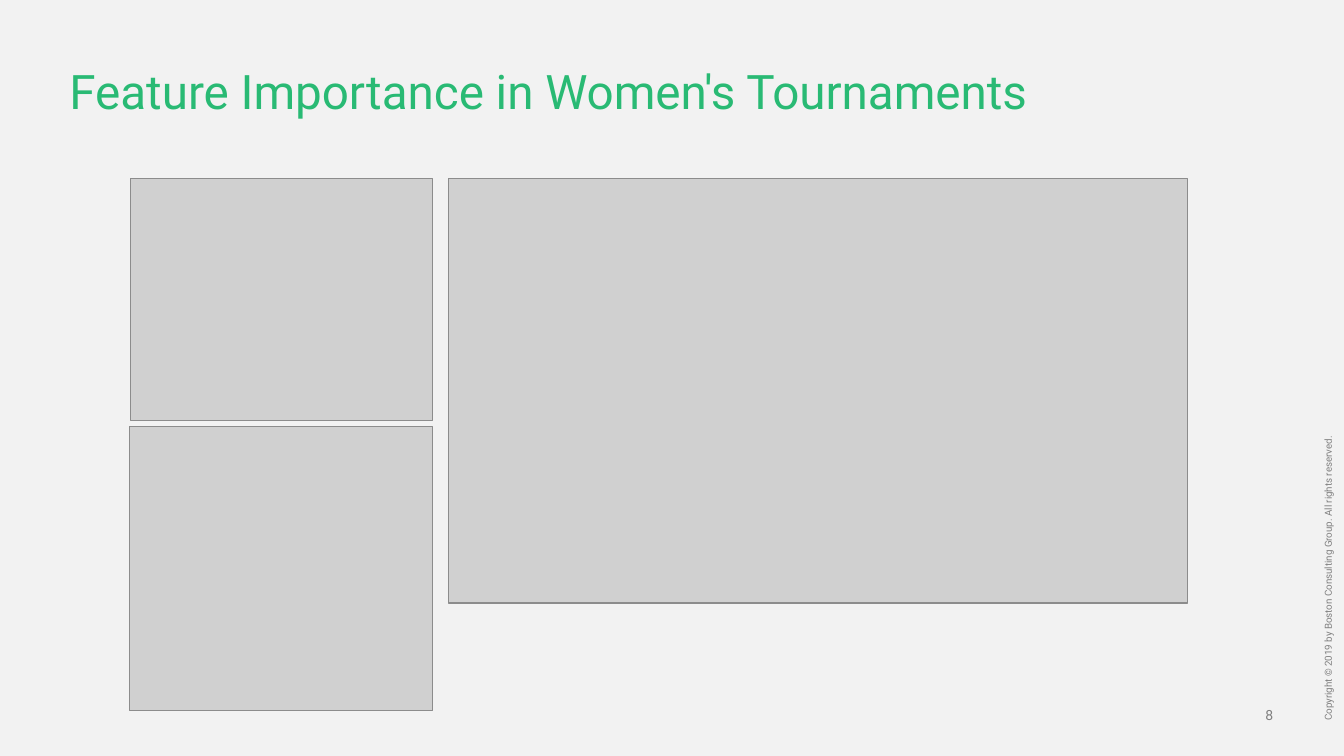
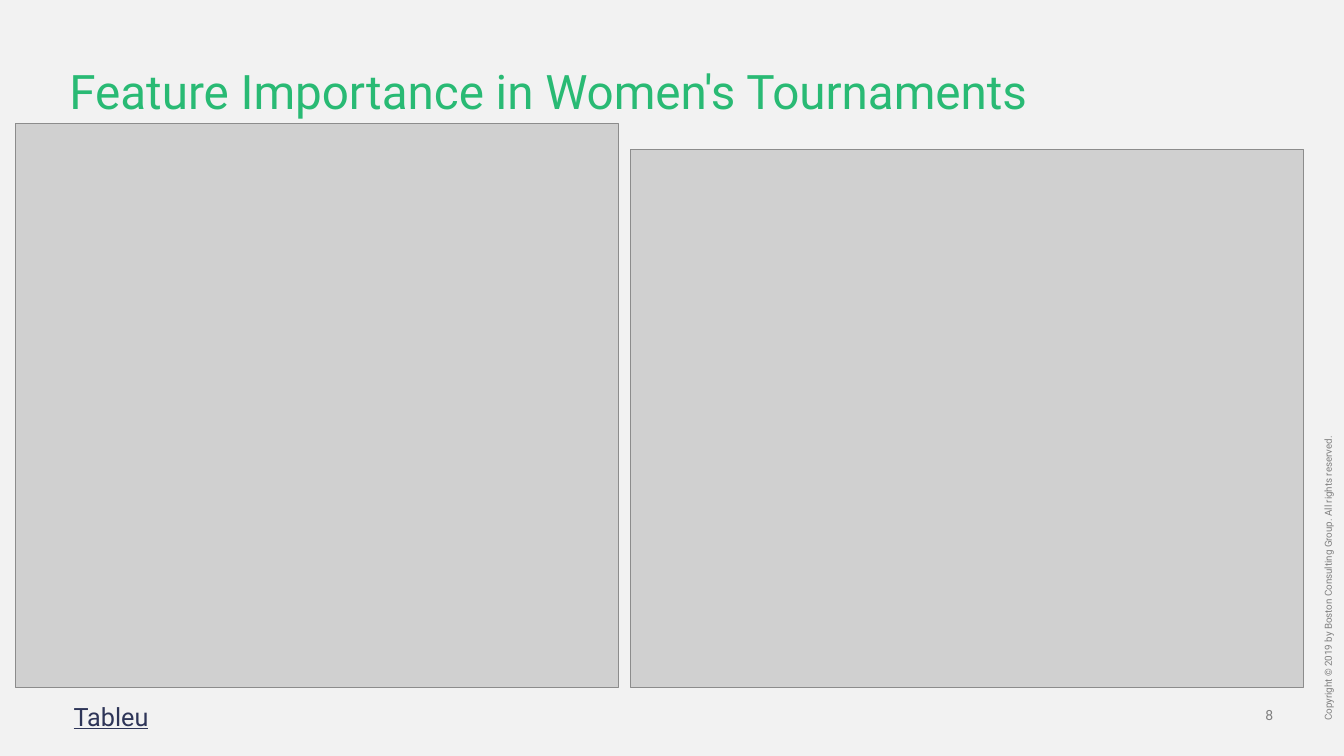
Before and after one commit to Ajosephs116/Final-Project---Machine-Learning, a slide deck: slide 9 of Machine Learning Project.pptx. Drawn at 1344x756 pixels with LibreOffice and Linux fonts; fonts in the diff are those of the drawing; grey boxes stand for pictures. Boxes give left, top, right and bottom in pixels: in the first picture for what was removed or moved away, otherwise in the second. Text is boxed around its words. In the diff, an @@ line names an element or a change of style, - is before the commit and + after.

Commit message:
changes to pptx

```diff
--- a/Machine Learning Project.pptx
+++ b/Machine Learning Project.pptx
@@ picture: place and size @@
-picture at <box>129,426,433,711</box>
+picture at <box>15,124,618,688</box>
@@ picture: place and size @@
-picture at <box>131,178,434,420</box>
+picture at <box>631,149,1304,688</box>
@@ picture removed at <box>449,178,1189,603</box> @@
@@ text added at <box>74,707,149,729</box>, 18 pt, text #2E3558, underline @@
+Tableu
```
Also in this commit, not shown: 3 other slides changed, 1 slide added.
